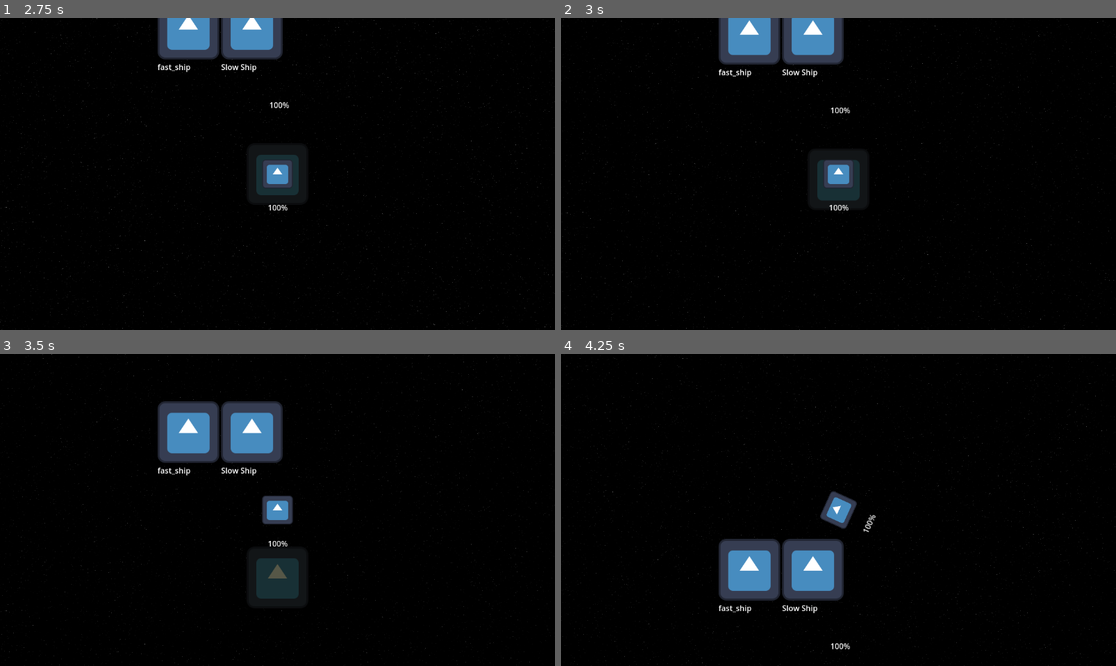
Above: before the commit, frames 1-4 (two rows, left to right).
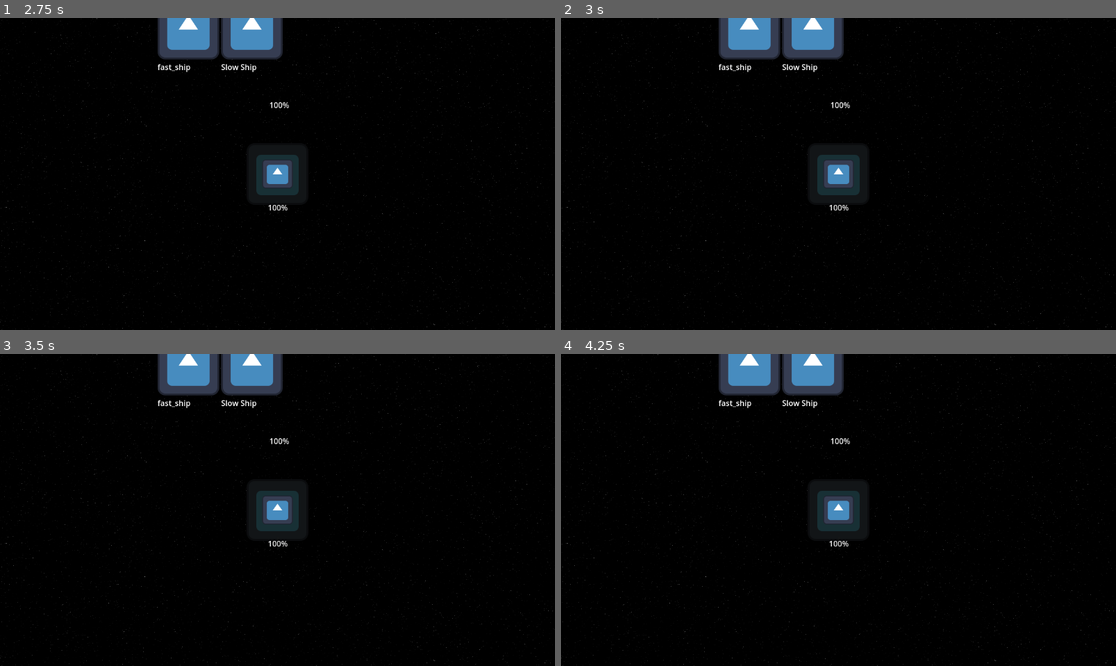
Above: after the commit, the same moments.

Repository: pcvonz/multiplayer_demo
Game: Godot game, scene res://World/world.tscn
Two runs of this game, one before a commit and one after it. Both use one fixed random seed, a clock stepped at 60 frames per second and the inputs below. This scene is started directly instead of the project's main scene. The engine's default icon, where the game draws it, is replaced by a stand-in: a white triangle on a blue panel in a dark square.
Inputs (mouse positions are in pixels of both pictures, inside the frame that each line leads up to):
- Up to frame 1 (2.75 s): tap Enter at 0.5, 2 s; move the mouse to (44, 77) at 0.52 s; hold Right (ui_right) 0.53-1.28 s; click (44, 77) at 0.6 s; tap Space (fire) at 1.25, 1.35 s; move the mouse to (111, 77) at 1.27 s; hold Down (ui_down) 1.28-2.03 s; click (111, 77) at 1.42 s; move the mouse to (333, 105) at 2.02 s; hold Right (ui_right) from 2.03 s (still down); click (333, 105) at 2.1 s
- Up to frame 2 (3 s): move the mouse to (810, 236) at 2.77 s; release Right (ui_right) at 2.78 s; hold Up (ui_up) from 2.78 s (still down); tap Space (fire) at 2.85 s; click (810, 236) at 2.92 s
- Up to frame 3 (3.5 s): keep holding Up (ui_up)
- Up to frame 4 (4.25 s): move the mouse to (1005, 556) at 3.52 s; release Up (ui_up) at 3.53 s; hold Left (ui_left) from 3.53 s (still down); click (1005, 556) at 3.6 s

Frame 1 is identical in both runs. In frame 2, 2.0% of the frame differs, in the area x 0-100%, y 0-100%; in frame 3, 9.3%; in frame 4, 8.8%.
Error before the commit: Out of bounds get index '1' (on base: 'Dictionary') (res://World/World.gd:31)
Error after the commit: Out of bounds get index '1' (on base: 'Dictionary') (res://World/World.gd:33)

Commit message:
Separate player input from ship

Diff:
--- a/World/World.gd
+++ b/World/World.gd
@@ -28,9 +28,10 @@
 
 func spawn_ship(id: int):
 	var new_ship = preload("res://ship/ship.tscn").instantiate()
+	var new_player = preload("res://ship/player.tscn").instantiate()
+	new_player.add_child(new_ship)
 	var player_name = Global.players[id].name
 	new_ship.on_add_to_spawner.connect(_on_add_to_spawner)
-	new_ship.ship_name = player_name
-	new_ship.player_id = id
-	new_ship.name = "%s" % id
-	return new_ship
+	new_player.player_id = id
+	new_player.name = "%s" % id
+	return new_player
--- a/World/world.tscn
+++ b/World/world.tscn
@@ -31,9 +31,6 @@
 
 [node name="factory" parent="." instance=ExtResource("2_gkmvu")]
 position = Vector2(282, 412)
-build_queue = Array[Resource("res://ui/spawn_option_card/spawn_option_resource.gd")]([])
-percent_left = 0.0
-build_time = 0.0
 
 [node name="WeaponSpawner" type="MultiplayerSpawner" parent="."]
 _spawnable_scenes = PackedStringArray("res://ship/Missile/missile.tscn")
--- a/ship/PlayerInput.gd
+++ b/ship/PlayerInput.gd
@@ -7,7 +7,6 @@
 @export var primary_weapon := false
 @export var place_object := false
 @export var placement_position: Vector2
-
 
 @rpc("call_local")
 func set_brake(state: bool):
@@ -35,6 +34,7 @@
 
 func _ready():
 	set_process_input(get_multiplayer_authority() == multiplayer.get_unique_id())
+	set_process(get_multiplayer_authority() == multiplayer.get_unique_id())
 
 func _input(event):
 	if event.is_action_pressed("ui_up"):
--- /dev/null
+++ b/ship/player.gd
@@ -0,0 +1,20 @@
+extends Node2D
+@export var player_name: String
+
+@export var player_id := -1 :
+	set(id):
+		player_id = id
+		# Give authority over the player input to the appropriate peer.
+		$id.text = "%s" % player_name
+		$PlayerInput.set_multiplayer_authority(id)
+
+# Called when the node enters the scene tree for the first time.
+func _ready():
+	var camera = find_child("Camera2D")
+	var input = $PlayerInput
+	var ship = get_node("ship")
+	ship.input = input
+	if player_id == multiplayer.get_unique_id() and camera:
+		camera.enabled = true
+	elif camera:
+		camera.enabled = false
--- /dev/null
+++ b/ship/player.tscn
@@ -0,0 +1,15 @@
+[gd_scene load_steps=3 format=3 uid="uid://dolfl751uj7u1"]
+
+[ext_resource type="Script" path="res://ship/player.gd" id="1_n3lge"]
+[ext_resource type="PackedScene" uid="uid://bmb1q6u04otj5" path="res://ship/player_input.tscn" id="1_yn2i6"]
+
+[node name="player" type="Node2D"]
+script = ExtResource("1_n3lge")
+player_name = null
+player_id = null
+
+[node name="PlayerInput" parent="." instance=ExtResource("1_yn2i6")]
+
+[node name="id" type="Label" parent="."]
+offset_right = 40.0
+offset_bottom = 23.0
--- /dev/null
+++ b/ship/player_input.tscn
@@ -0,0 +1,27 @@
+[gd_scene load_steps=3 format=3 uid="uid://bmb1q6u04otj5"]
+
+[ext_resource type="Script" path="res://ship/PlayerInput.gd" id="1_3hoi6"]
+
+[sub_resource type="SceneReplicationConfig" id="SceneReplicationConfig_6fljk"]
+properties/0/path = NodePath("PlayerInput:thrust_engaged")
+properties/0/spawn = true
+properties/0/replication_mode = 1
+properties/1/path = NodePath("PlayerInput:rotating_port")
+properties/1/spawn = true
+properties/1/replication_mode = 1
+properties/2/path = NodePath("PlayerInput:rotating_starboard")
+properties/2/spawn = true
+properties/2/replication_mode = 1
+properties/3/path = NodePath("PlayerInput:brake_engaged")
+properties/3/spawn = true
+properties/3/replication_mode = 1
+properties/4/path = NodePath("PlayerInput:place_object")
+properties/4/spawn = true
+properties/4/replication_mode = 1
+properties/5/path = NodePath("PlayerInput:placement_position")
+properties/5/spawn = true
+properties/5/replication_mode = 1
+
+[node name="PlayerInput" type="MultiplayerSynchronizer"]
+replication_config = SubResource("SceneReplicationConfig_6fljk")
+script = ExtResource("1_3hoi6")
--- a/ship/ship.gd
+++ b/ship/ship.gd
@@ -6,22 +6,14 @@
 @export var max_angular_speed = 10.0
 @export var stopping_speed = 2.0
 @export var health = 100.0
-@export var ship_name: String
 @onready var missile_scene = preload("res://ship/Missile/missile.tscn")
 @onready var station_scene = preload("res://Turret/turret.tscn")
 @onready var explode_scene = preload("res://ship/explode.tscn")
 @onready var progress_bar: ProgressBar = get_node("ProgressBar")
-@onready var input = $PlayerInput
+var input: MultiplayerSynchronizer
 @onready var anim: AnimationPlayer = get_node("AnimationPlayer")
 
 signal on_add_to_spawner(node: Node)
-
-@export var player_id := 1 :
-	set(id):
-		player_id = id
-		# Give authority over the player input to the appropriate peer.
-		$id.text = "%s" % ship_name
-		$PlayerInput.set_multiplayer_authority(id)
 
 func _ready():
 	progress_bar.value = health
@@ -30,12 +22,10 @@
 		set_physics_process_internal(false)
 		set_physics_process(false)
 	set_process(multiplayer.is_server())
-	if player_id == multiplayer.get_unique_id():
-		$Camera2D.enabled = true
-	else:
-		$Camera2D.enabled = false
 
 func _process(_delta):
+	if !input:
+		return
 	if health != progress_bar.value :
 		progress_bar.value = health
 		if health <= 0:
@@ -45,7 +35,6 @@
 		var station = station_scene.instantiate()
 		station.global_position = input.placement_position + global_position
 		input.place_object = false
-		station.player_id = player_id
 
 		on_add_to_spawner.emit(station)
 	if input.primary_weapon:
@@ -71,6 +60,8 @@
 
 
 func _integrate_forces(state: PhysicsDirectBodyState2D):
+	if !input:
+		return
 	if input.thrust_engaged:
 		var speed_to_add= (Vector2(0, clampf(speed, 0, speed)).rotated(self.rotation))
 		state.linear_velocity -= speed_to_add
--- a/ship/ship.tscn
+++ b/ship/ship.tscn
@@ -1,31 +1,11 @@
-[gd_scene load_steps=10 format=3 uid="uid://1r5lguti5vfn"]
+[gd_scene load_steps=9 format=3 uid="uid://1r5lguti5vfn"]
 
 [ext_resource type="Script" path="res://ship/ship.gd" id="1_kbfi8"]
 [ext_resource type="Texture2D" uid="uid://t5lcyvo0c2yw" path="res://icon.svg" id="2_bpfnb"]
-[ext_resource type="Script" path="res://ship/PlayerInput.gd" id="3_tngm2"]
+[ext_resource type="PackedScene" uid="uid://bmb1q6u04otj5" path="res://ship/player_input.tscn" id="3_r2dtr"]
 
 [sub_resource type="RectangleShape2D" id="RectangleShape2D_mw1cn"]
 size = Vector2(78, 76)
-
-[sub_resource type="SceneReplicationConfig" id="SceneReplicationConfig_6fljk"]
-properties/0/path = NodePath("PlayerInput:thrust_engaged")
-properties/0/spawn = true
-properties/0/replication_mode = 1
-properties/1/path = NodePath("PlayerInput:rotating_port")
-properties/1/spawn = true
-properties/1/replication_mode = 1
-properties/2/path = NodePath("PlayerInput:rotating_starboard")
-properties/2/spawn = true
-properties/2/replication_mode = 1
-properties/3/path = NodePath("PlayerInput:brake_engaged")
-properties/3/spawn = true
-properties/3/replication_mode = 1
-properties/4/path = NodePath("PlayerInput:place_object")
-properties/4/spawn = true
-properties/4/replication_mode = 1
-properties/5/path = NodePath("PlayerInput:placement_position")
-properties/5/spawn = true
-properties/5/replication_mode = 1
 
 [sub_resource type="SceneReplicationConfig" id="SceneReplicationConfig_3ri7u"]
 properties/0/path = NodePath(".:linear_velocity")
@@ -96,18 +76,10 @@
 [node name="Camera2D" type="Camera2D" parent="."]
 position_smoothing_speed = 100.0
 
-[node name="PlayerInput" type="MultiplayerSynchronizer" parent="."]
-replication_config = SubResource("SceneReplicationConfig_6fljk")
-script = ExtResource("3_tngm2")
+[node name="PlayerInput" parent="." instance=ExtResource("3_r2dtr")]
 
 [node name="ServerSynchronizer" type="MultiplayerSynchronizer" parent="."]
 replication_config = SubResource("SceneReplicationConfig_3ri7u")
-
-[node name="id" type="Label" parent="."]
-offset_left = -20.0
-offset_top = -75.0
-offset_right = 20.0
-offset_bottom = -52.0
 
 [node name="ProgressBar" type="ProgressBar" parent="."]
 offset_left = -1.0
